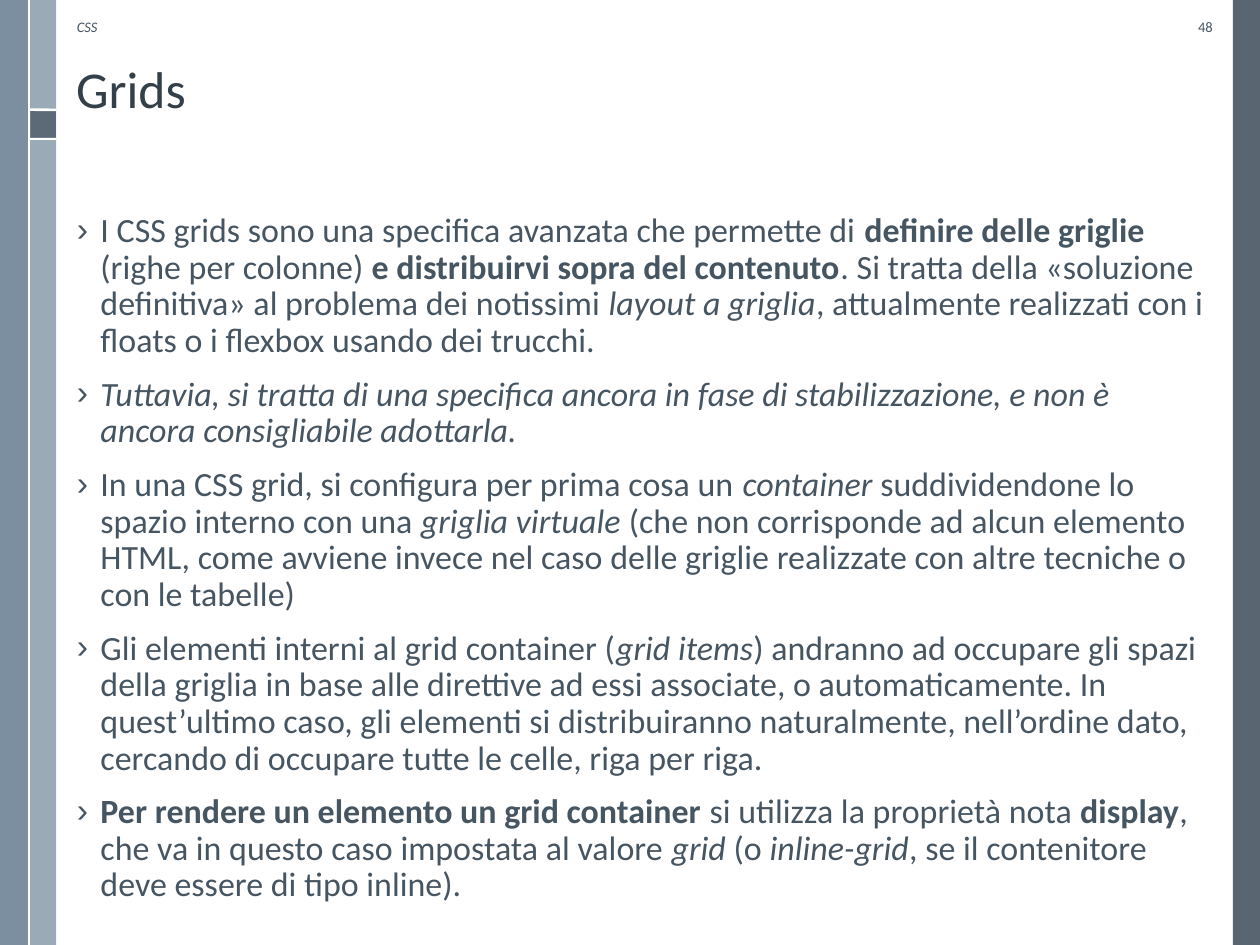
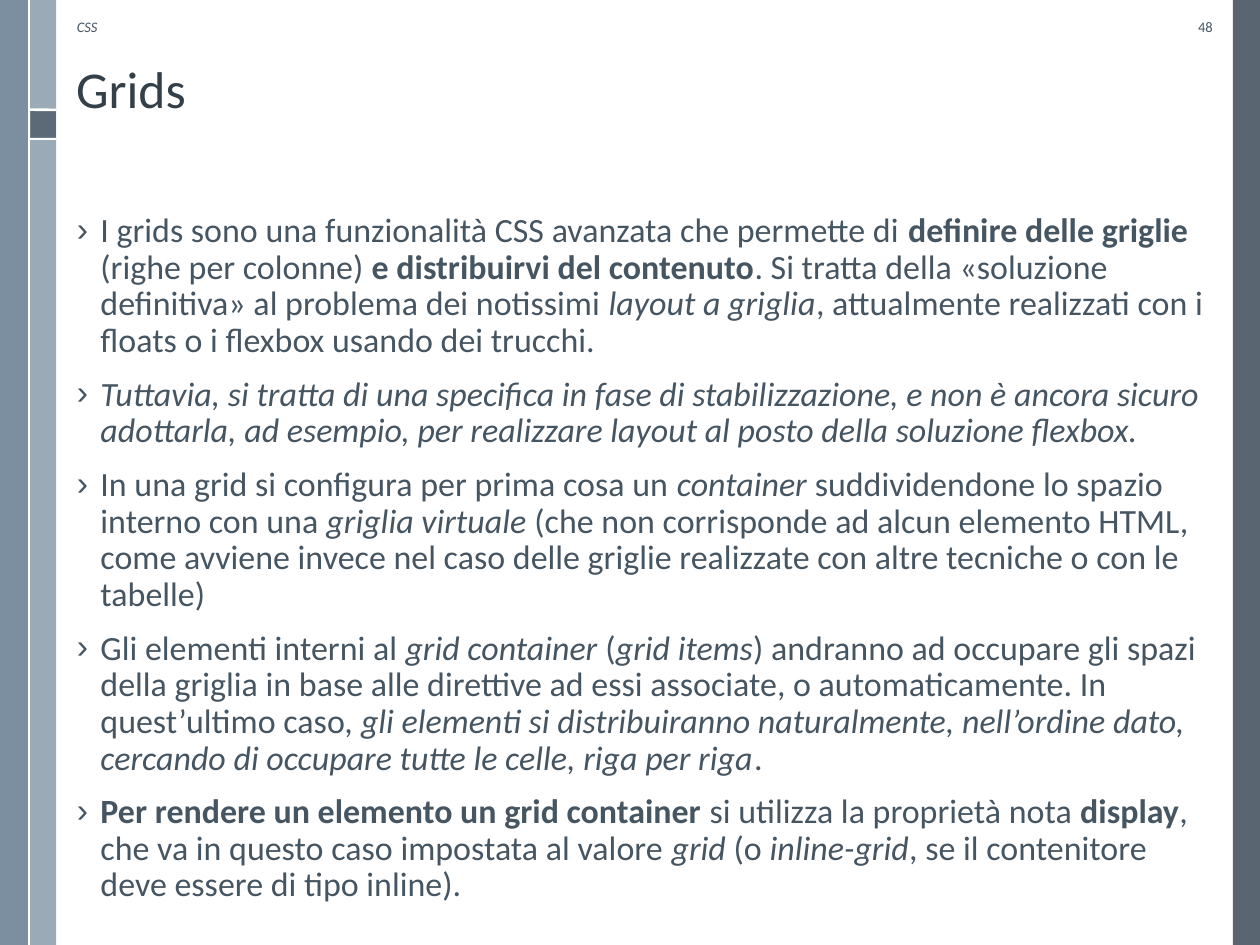
Before and after one commit to WebEngineering-Univaq/WE_Lecture_Slides, a slide deck: slide 48 of CSS3.pptx. Drawn at 1260x945 pixels with LibreOffice and Linux fonts; fonts in the diff are those of the drawing; background and template pictures are left out. Boxes give left, top, right and bottom in pixels: in the first picture for what was removed or moved away, otherwise in the second. Text is boxed around its words. In the diff, an @@ line names an element or a change of style, - is before the commit and + after.

Commit message:
Updated CSS slides
Fix on flexbox and grid

```diff
--- a/CSS3.pptx
+++ b/CSS3.pptx
@@ text at (x1=100, y1=218, x2=1203, y2=611): text changed @@
-› I CSS grids sono una specifica avanzata che permette di definire delle griglie (righe per colonne) e distribuirvi sopra del contenuto. Si tratta della «soluzione definitiva» al problema dei notissimi layout a griglia, attualmente realizzati con i floats o i flexbox usando dei trucchi.
-› Tuttavia, si tratta di una specifica ancora in fase di stabilizzazione, e non è ancora consigliabile adottarla.
-› In una CSS grid, si configura per prima cosa un container suddividendone lo spazio interno con una griglia virtuale (che non corrisponde ad alcun elemento HTML, come avviene invece nel caso delle griglie realizzate con altre tecniche o con le tabelle)
+› I grids sono una funzionalità CSS avanzata che permette di definire delle griglie (righe per colonne) e distribuirvi del contenuto. Si tratta della «soluzione definitiva» al problema dei notissimi layout a griglia, attualmente realizzati con i floats o i flexbox usando dei trucchi.
+› Tuttavia, si tratta di una specifica in fase di stabilizzazione, e non è ancora sicuro adottarla, ad esempio, per realizzare layout al posto della soluzione flexbox.
+› In una grid si configura per prima cosa un container suddividendone lo spazio interno con una griglia virtuale (che non corrisponde ad alcun elemento HTML, come avviene invece nel caso delle griglie realizzate con altre tecniche o con le tabelle)
@@ text at (x1=100, y1=635, x2=1196, y2=776): italic on in "grid container gli elementi si distribuiranno naturalmente, ..." @@
```
Also in this commit, not shown: 15 other slides changed, 2 other files.
